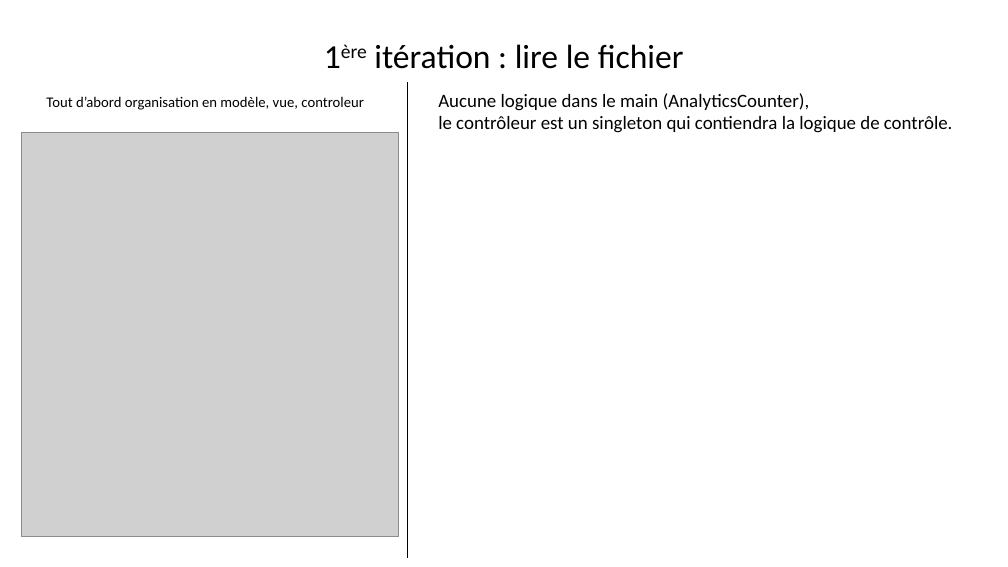
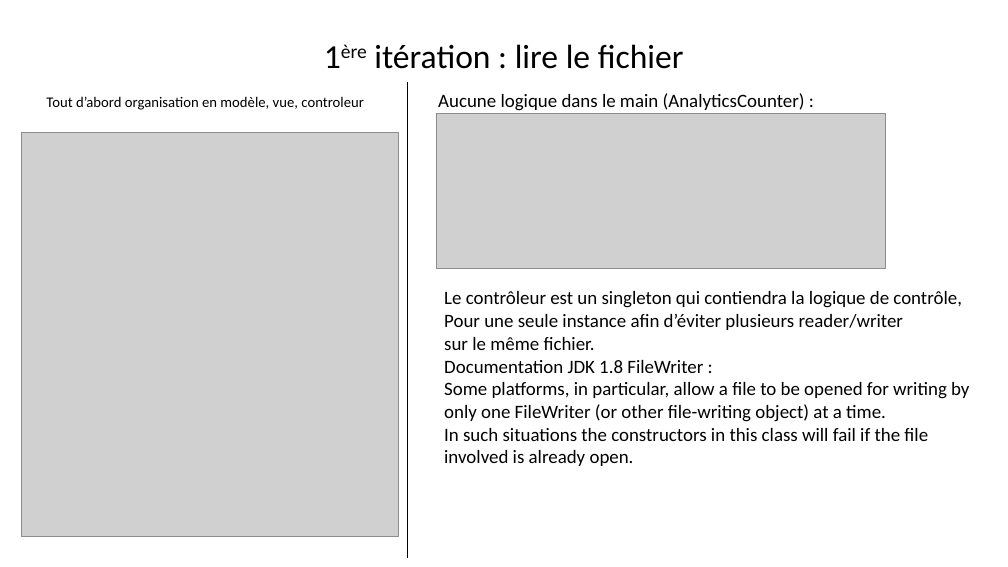
Before and after one commit to emmo78/Project_DA_Java_EN_Come_to_the_Rescue_of_a_Java_Application, a slide deck: slide 5 of PresentationOlivierMOREL.pptx. Drawn at 1008x567 pixels with LibreOffice and Linux fonts; fonts in the diff are those of the drawing; grey boxes stand for pictures. Boxes give left, top, right and bottom in pixels: in the first picture for what was removed or moved away, otherwise in the second. Text is boxed around its words. In the diff, an @@ line names an element or a change of style, - is before the commit and + after.

```diff
--- a/PresentationOlivierMOREL.pptx
+++ b/PresentationOlivierMOREL.pptx
@@ picture added at [437, 114, 886, 268] @@
@@ text at [438, 93, 805, 111]: text changed @@
-Aucune logique dans le main (AnalyticsCounter),
-le contrôleur est un singleton qui contiendra la logique de contrôle.
+Aucune logique dans le main (AnalyticsCounter) :
@@ text added at [444, 291, 969, 466], 18 pt, text #000000 @@
+Le contrôleur est un singleton qui contiendra la logique de contrôle,
+Pour une seule instance afin d’éviter plusieurs reader/writer
+sur le même fichier.
+Documentation JDK 1.8 FileWriter :
+Some platforms, in particular, allow a file to be opened for writing by
+only one FileWriter (or other file-writing object) at a time.
+In such situations the constructors in this class will fail if the file involved is already open.
```
Also in this commit, not shown: 1 slide added, 8 other files.
